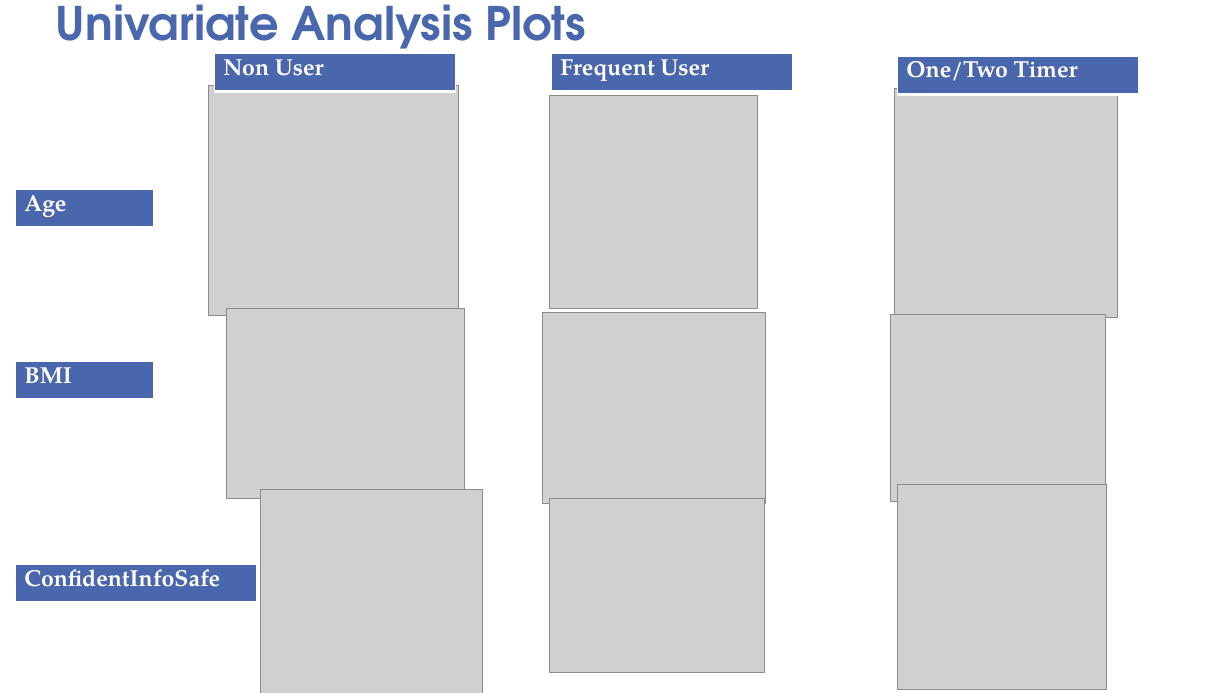
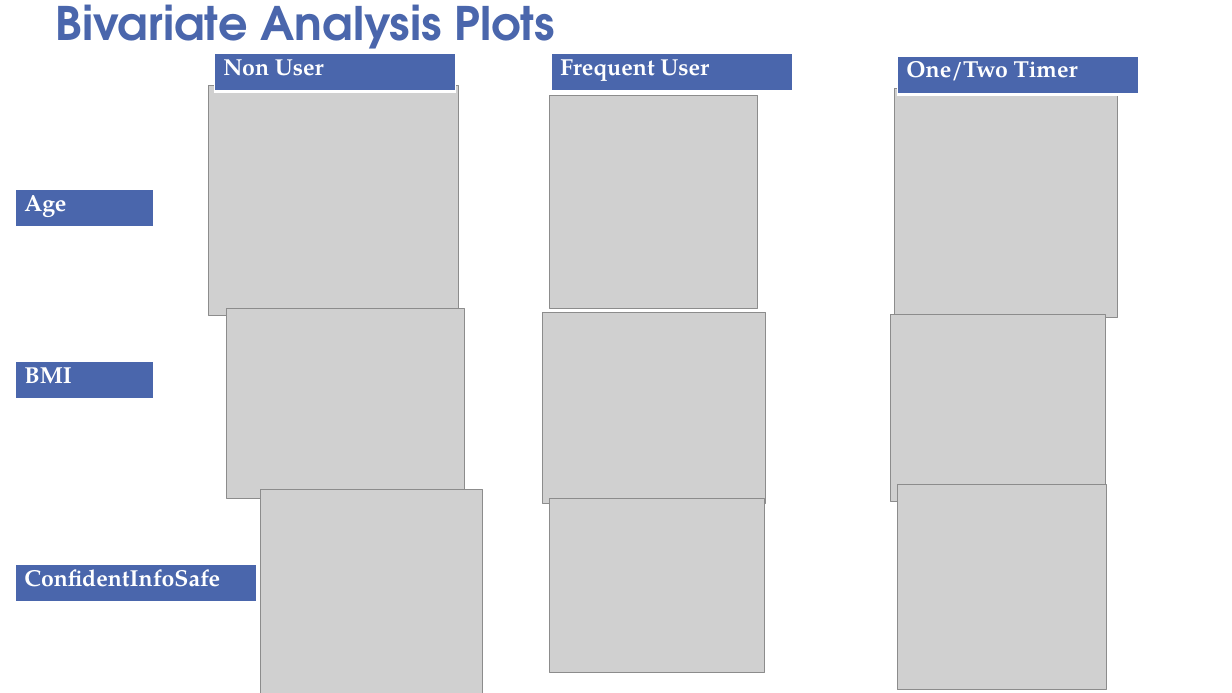
Before and after one commit to VIgneshGV91/HINTS5-Data-Analysis, a slide deck: slide 9 of HINTS5_Data_Analysis.pptx. Drawn at 1232x693 pixels with LibreOffice and Linux fonts; fonts in the diff are those of the drawing; grey boxes stand for pictures; background and template pictures are left out. Boxes give left, top, right and bottom in pixels: in the first picture for what was removed or moved away, otherwise in the second. Text is boxed around its words. In the diff, an @@ line names an element or a change of style, - is before the commit and + after.

```diff
--- a/HINTS5_Data_Analysis.pptx
+++ b/HINTS5_Data_Analysis.pptx
@@ title at [55, 4, 555, 59]: text changed @@
-Univariate Analysis Plots
+Bivariate Analysis Plots
```
